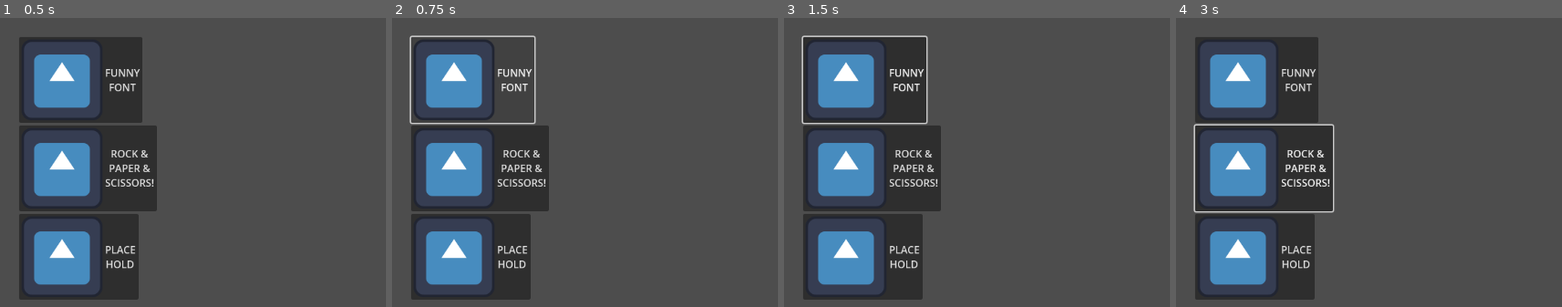
Above: before the commit, frames 1-4 (left to right).
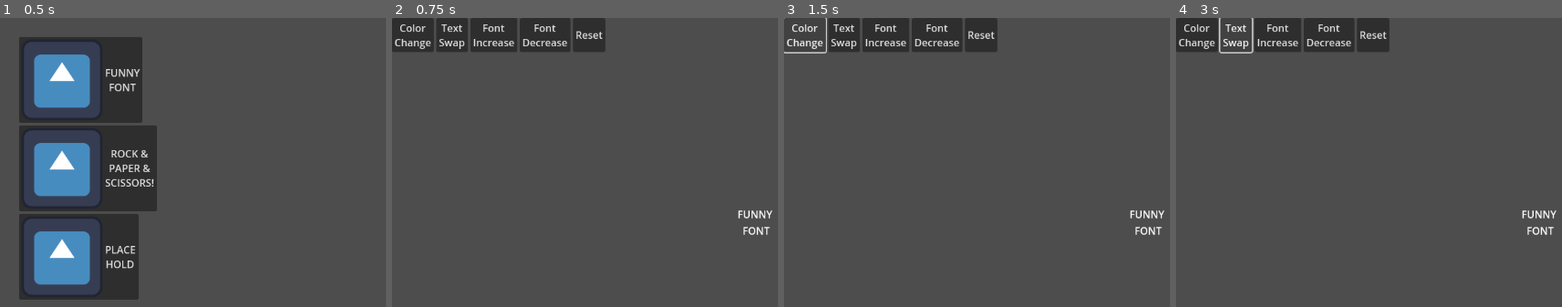
Above: after the commit, the same moments.

Repository: unhaud/small-ones
Game: Godot game, scene res://LevelSelector/LevelSelector.tscn
The game is run twice, just before and just after one commit, with the same random seed, the same clock (stepped at 60 frames per second) and the same inputs. Before the commit the project has no main scene; this scene is started directly in both runs. The engine's default icon, where the game draws it, is replaced by a stand-in: a white triangle on a blue panel in a dark square.
Inputs (mouse positions are in pixels of both pictures, inside the frame that each line leads up to):
- Up to frame 1 (0.5 s): no input
- Up to frame 2 (0.75 s): click "FUNNY FONT" at 0.5 s
- Up to frame 3 (1.5 s): click (803, 35) at 1.25 s, where only the run after the commit has a clickable "Color Change"
- Up to frame 4 (3 s): click (1264, 168) at 2 s, where only the run before the commit has a clickable "ROCK & PAPER & SCISSORS!"; click (1237, 35) at 2.75 s, where only the run after the commit has a clickable "Text Swap"

Frame 1 is identical in both runs. In frame 2, 24% of the frame differs, in the area x 0-99%, y 0-98%; in frame 3, 26%; in frame 4, 27%.

Commit message:
Font scene
added Font scene
added a script for LevelSelector
added a button to go from LevelSelector  to FontScene

Diff:
--- /dev/null
+++ b/FunnyFont/FunnyFont.tscn
@@ -0,0 +1,62 @@
+[gd_scene format=3 uid="uid://c2e067c8557vm"]
+
+[node name="Control" type="Control"]
+layout_mode = 3
+anchors_preset = 15
+anchor_right = 1.0
+anchor_bottom = 1.0
+grow_horizontal = 2
+grow_vertical = 2
+
+[node name="Label" type="Label" parent="."]
+layout_mode = 1
+anchors_preset = 8
+anchor_left = 0.5
+anchor_top = 0.5
+anchor_right = 0.5
+anchor_bottom = 0.5
+offset_left = -203.0
+offset_top = -120.0
+offset_right = 203.0
+offset_bottom = 120.0
+grow_horizontal = 2
+grow_vertical = 2
+text = "FUNNY
+FONT"
+horizontal_alignment = 1
+vertical_alignment = 1
+
+[node name="VBoxContainer" type="VBoxContainer" parent="."]
+layout_mode = 1
+anchors_preset = 15
+anchor_right = 1.0
+anchor_bottom = 1.0
+grow_horizontal = 2
+grow_vertical = 2
+
+[node name="HBoxContainer" type="HBoxContainer" parent="VBoxContainer"]
+layout_mode = 2
+
+[node name="Color" type="Button" parent="VBoxContainer/HBoxContainer"]
+layout_mode = 2
+text = "Color
+Change"
+
+[node name="Text" type="Button" parent="VBoxContainer/HBoxContainer"]
+layout_mode = 2
+text = "Text
+Swap"
+
+[node name="Increase" type="Button" parent="VBoxContainer/HBoxContainer"]
+layout_mode = 2
+text = "Font
+Increase"
+
+[node name="Decrease" type="Button" parent="VBoxContainer/HBoxContainer"]
+layout_mode = 2
+text = "Font
+Decrease"
+
+[node name="Reset" type="Button" parent="VBoxContainer/HBoxContainer"]
+layout_mode = 2
+text = "Reset"
--- a/LevelSelector/LevelSelector.tscn
+++ b/LevelSelector/LevelSelector.tscn
@@ -1,6 +1,7 @@
-[gd_scene load_steps=2 format=3 uid="uid://lt1gap5odb71"]
+[gd_scene load_steps=3 format=3 uid="uid://lt1gap5odb71"]
 
 [ext_resource type="Texture2D" uid="uid://67ky4dyclb6l" path="res://icon.svg" id="1_no4y0"]
+[ext_resource type="Script" uid="uid://b2ilvv012h7ic" path="res://LevelSelector/level_selector.gd" id="1_xgsb3"]
 
 [node name="Control" type="Control"]
 layout_mode = 3
@@ -9,6 +10,7 @@
 anchor_bottom = 1.0
 grow_horizontal = 2
 grow_vertical = 2
+script = ExtResource("1_xgsb3")
 
 [node name="MarginContainer" type="MarginContainer" parent="."]
 layout_mode = 1
@@ -52,3 +54,5 @@
 text = "PLACE
 HOLD"
 icon = ExtResource("1_no4y0")
+
+[connection signal="button_up" from="MarginContainer/VBoxContainer/HBoxContainer/Button" to="." method="_on_button_button_up_font"]
--- /dev/null
+++ b/LevelSelector/level_selector.gd
@@ -0,0 +1,8 @@
+extends Control
+
+
+
+
+func _on_button_button_up_font() -> void:
+	var ButtonFont = load("res://FunnyFont/FunnyFont.tscn")
+	get_tree().change_scene_to_packed(ButtonFont)
--- a/project.godot
+++ b/project.godot
@@ -11,6 +11,7 @@
 [application]
 
 config/name="SmallOnes"
+run/main_scene="uid://lt1gap5odb71"
 config/features=PackedStringArray("4.5", "Mobile")
 config/icon="res://icon.svg"
 
Not shown, added: LevelSelector/level_selector.gd.uid
